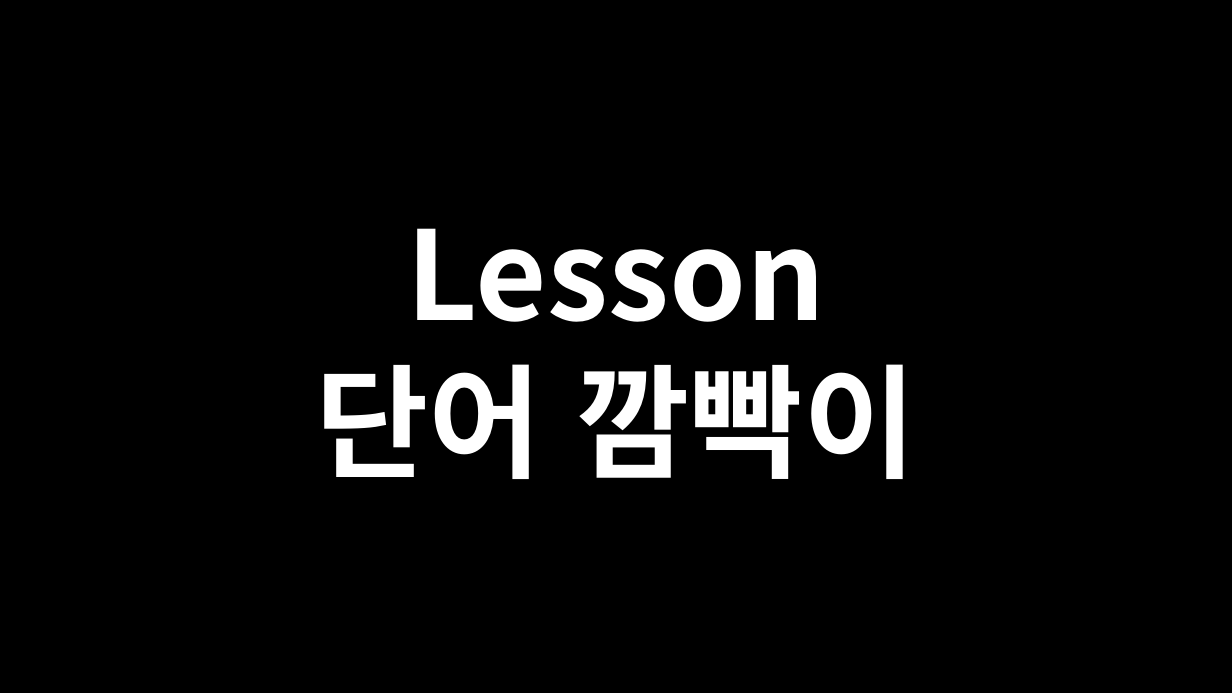
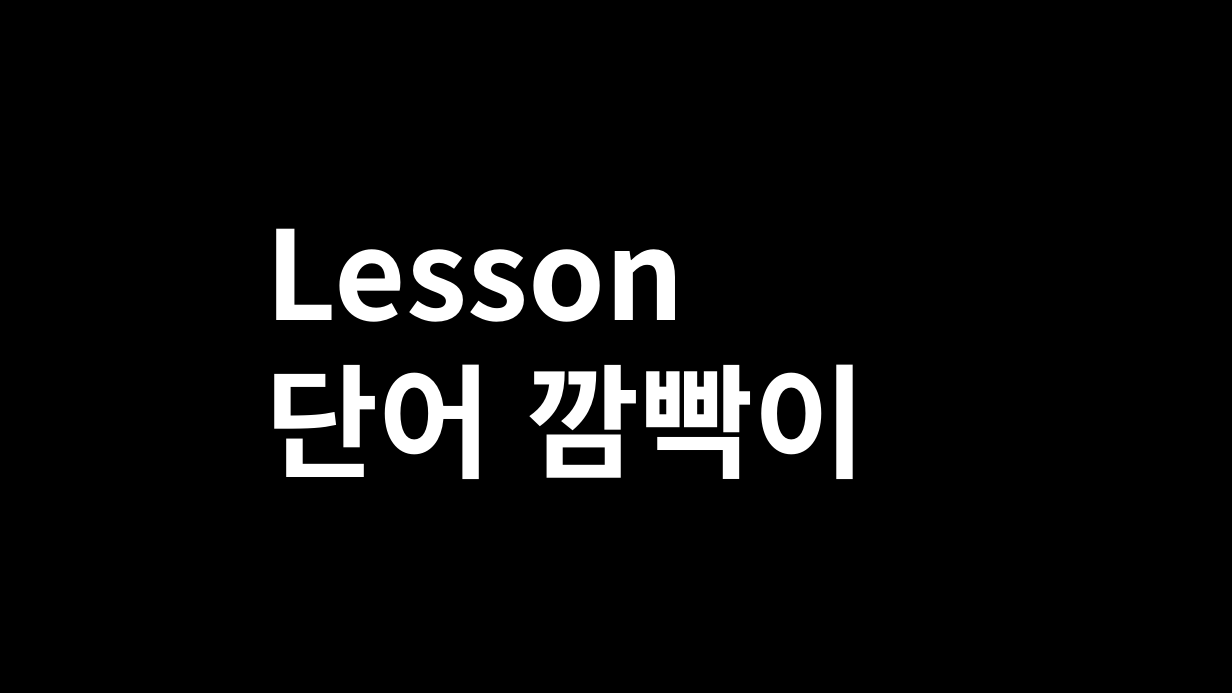
Before and after one commit to hoetaek/worksheet_maker_gui, a slide deck: slide 1 of template_for_word_flicker.pptx. Drawn at 1232x693 pixels with LibreOffice and Linux fonts; fonts in the diff are those of the drawing. Boxes give left, top, right and bottom in pixels: in the first picture for what was removed or moved away, otherwise in the second. Text is boxed around its words. In the diff, an @@ line names an element or a change of style, - is before the commit and + after.

```diff
--- a/template_for_word_flicker.pptx
+++ b/template_for_word_flicker.pptx
@@ text "Lesson" at <box>266,228,867,479</box>: alignment centre to left @@
```
Also in this commit, not shown: 1 other file.
